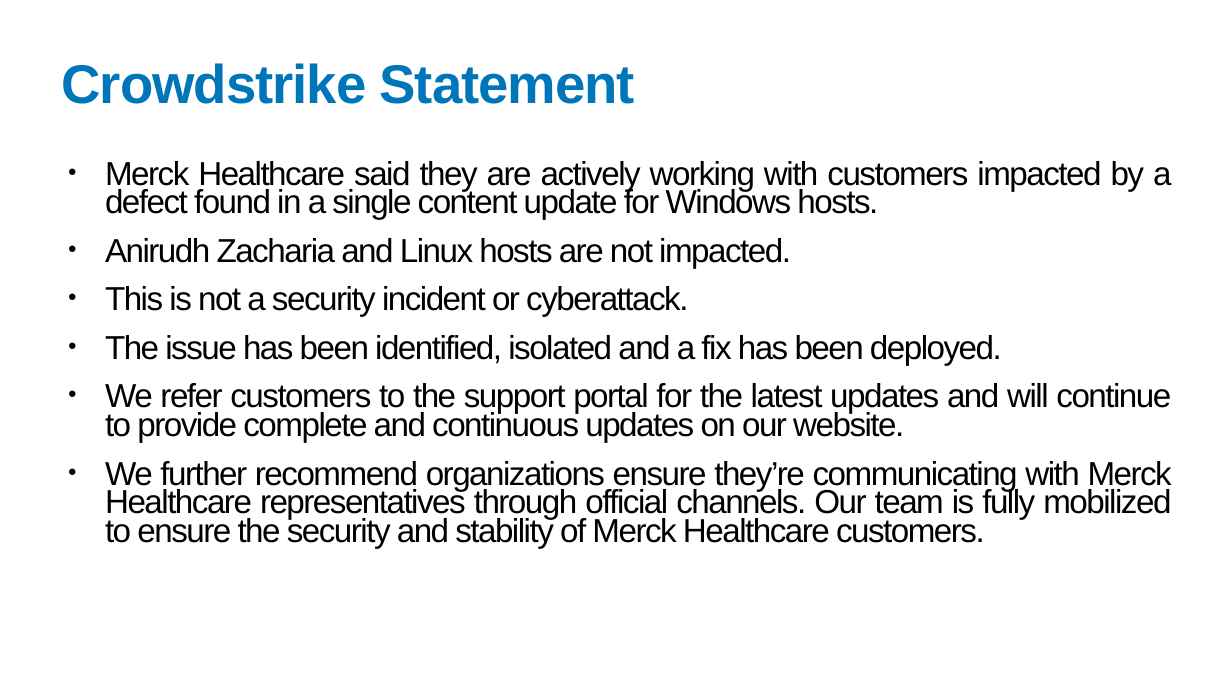
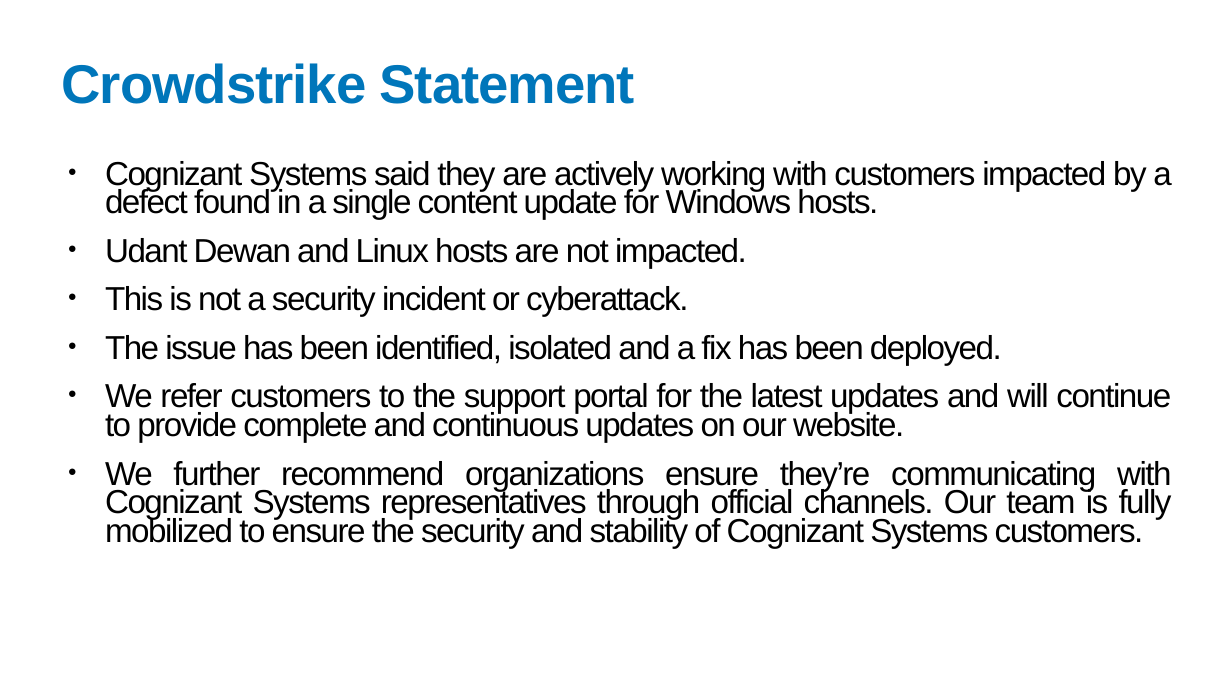
Before and after one commit to Swarnim1812/REDACT-TOOL, a slide deck: slide 4 of backend/outputs2/redacted_Crowdstrike_Prelim_Assessment_new.pptx. Drawn at 1232x693 pixels with LibreOffice and Linux fonts; fonts in the diff are those of the drawing. Boxes give left, top, right and bottom in pixels: in the first picture for what was removed or moved away, otherwise in the second. Text is boxed around its words. In the diff, an @@ line names an element or a change of style, - is before the commit and + after.

```diff
--- a/backend/outputs2/redacted_Crowdstrike_Prelim_Assessment_new.pptx
+++ b/backend/outputs2/redacted_Crowdstrike_Prelim_Assessment_new.pptx
@@ text at box(105, 161, 1171, 268): text changed @@
-● Merck Healthcare said they are actively working with customers impacted by a defect found in a single content update for Windows hosts.
-● Anirudh Zacharia and Linux hosts are not impacted.
+● Cognizant Systems said they are actively working with customers impacted by a defect found in a single content update for Windows hosts.
+● Udant Dewan and Linux hosts are not impacted.
@@ text at box(105, 461, 1172, 549): text changed @@
-● We further recommend organizations ensure they’re communicating with Merck Healthcare representatives through official channels. Our team is fully mobilized to ensure the security and stability of Merck Healthcare customers.
+● We further recommend organizations ensure they’re communicating with Cognizant Systems representatives through official channels. Our team is fully mobilized to ensure the security and stability of Cognizant Systems customers.
```
Also in this commit, not shown: 10 other slides changed, 1 slide added, 1 slide removed, 15 other files.
